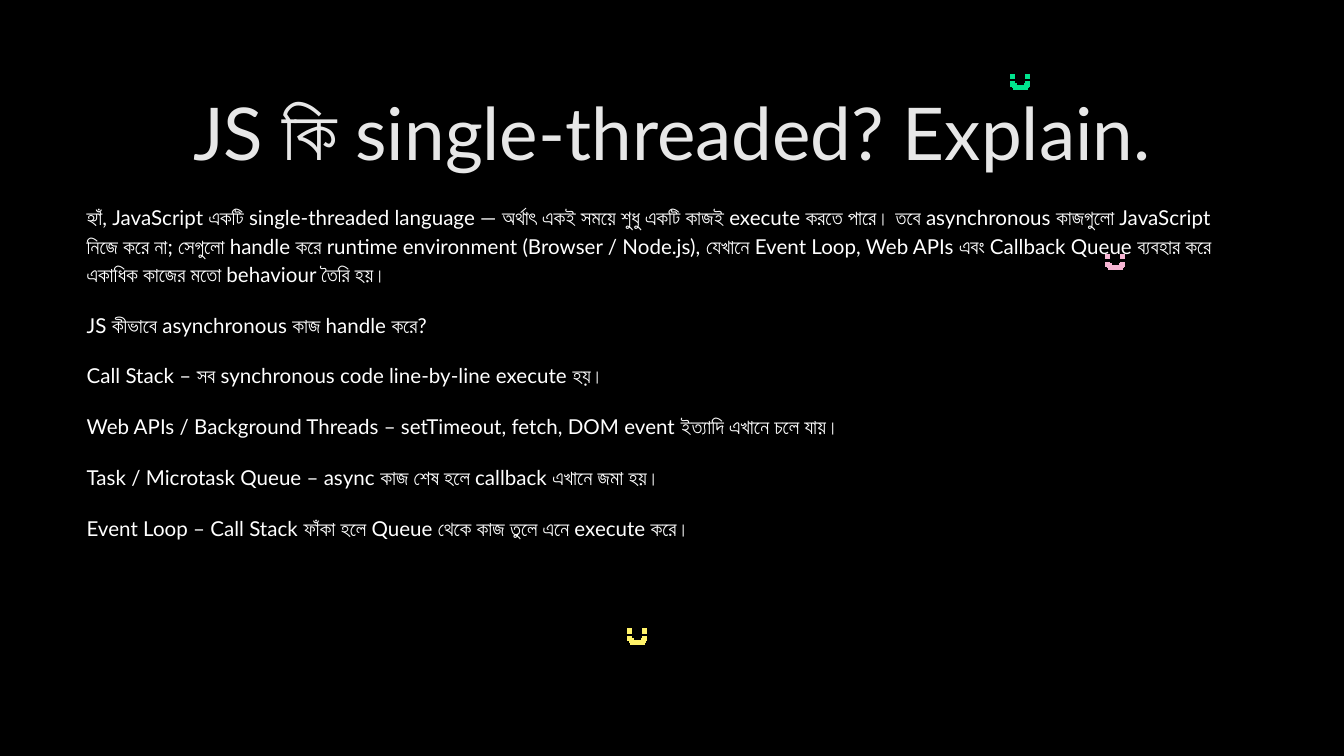
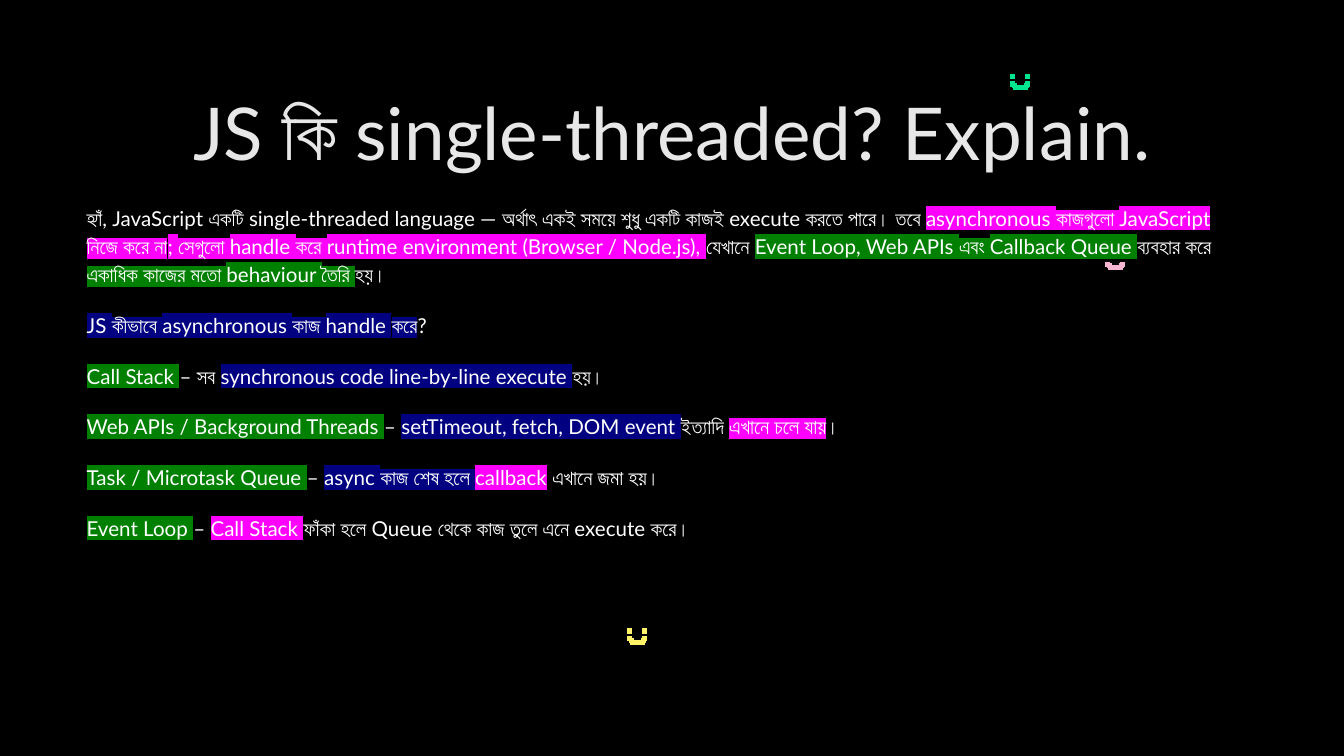
Before and after one commit to nabila-nuzhat/class-js, a slide deck: slide 4 of Interview Question JavaScript_HIGHLIGHTED.pptx. Drawn at 1344x756 pixels with LibreOffice and Linux fonts; fonts in the diff are those of the drawing. Boxes give left, top, right and bottom in pixels: in the first picture for what was removed or moved away, otherwise in the second. Text is boxed around its words. In the diff, an @@ line names an element or a change of style, - is before the commit and + after.

```diff
--- a/Interview Question JavaScript_HIGHLIGHTED.pptx
+++ b/Interview Question JavaScript_HIGHLIGHTED.pptx
@@ text "হ্যাঁ, JavaScript একটি single-threaded language ..." at bbox=[87, 210, 1211, 541]: highlight none to #FF00FF in "asynchronous কাজগুলো JavaScript নিজে করে না; সেগুলো ...", "এখানে চলে যায়।", "callback", "Call Stack"; highlight none to #008000 in "Event Loop, Web APIs এবং Callback Queue ...", "Call Stack", "Web APIs / Background Threads", "Task / Microtask Queue" and 1 more places; highlight none to #000080 in "JS কীভাবে asynchronous কাজ handle করে?", "synchronous code line-by-line execute", "setTimeout, fetch, DOM event", "async কাজ শেষ হলে" @@
```
Also in this commit, not shown: 2 other slides changed.
